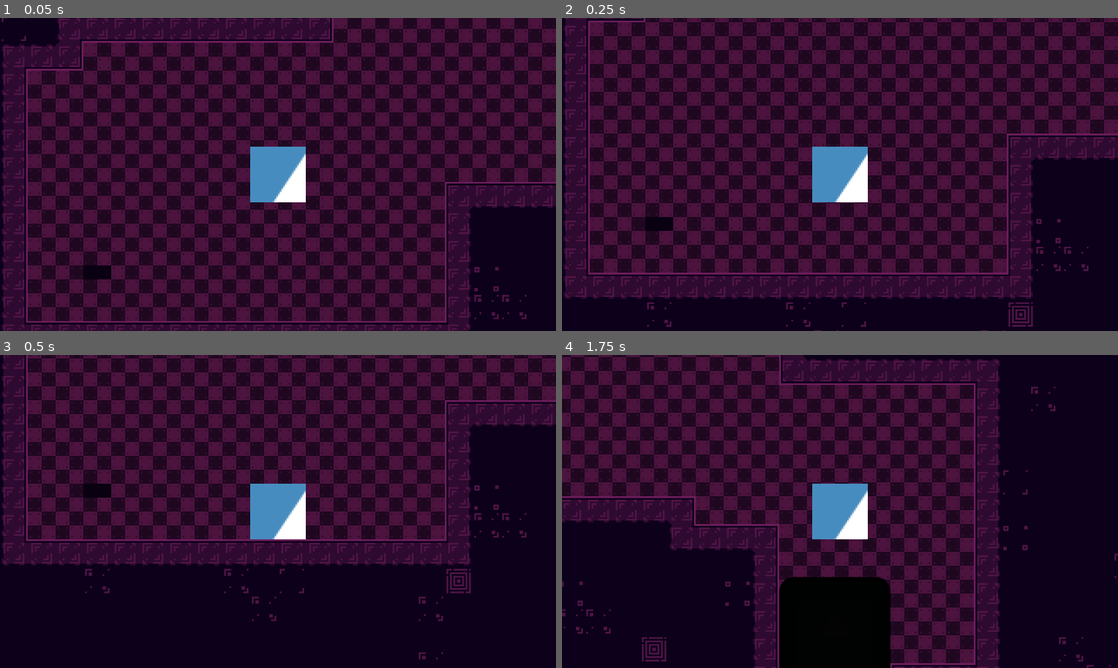
Above: before the commit, frames 1-4 (two rows, left to right).
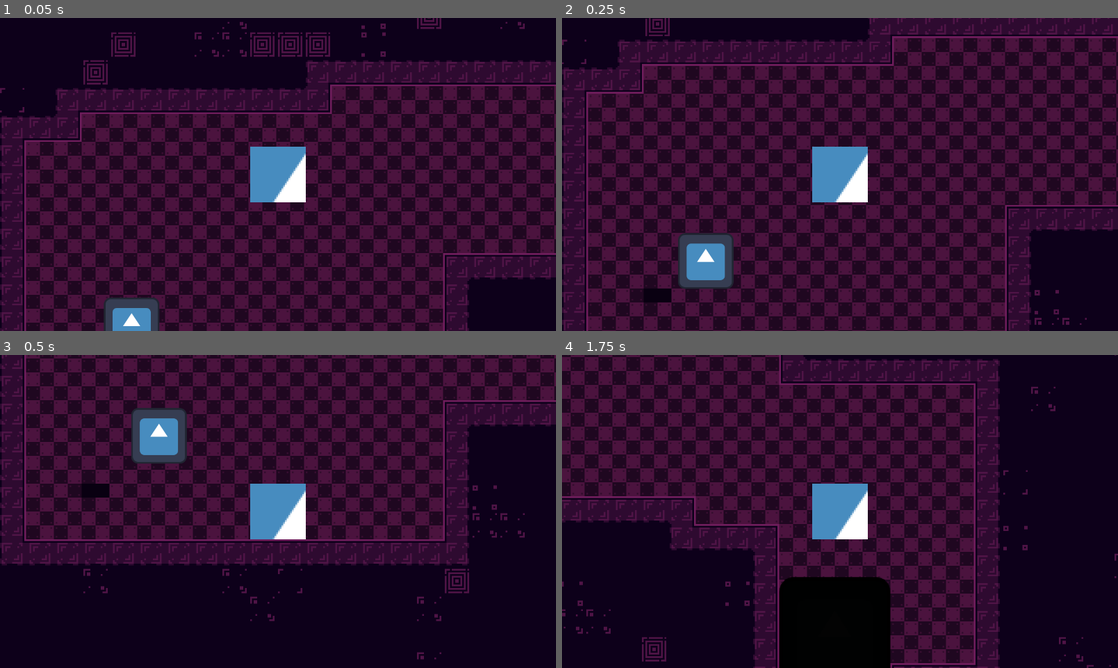
Above: after the commit, the same moments.

Repository: Renan-G-projec/Termformer
Game: Godot game, scene res://scenes/level1.tscn
The game is run twice, just before and just after one commit, with the same random seed, the same clock (stepped at 60 frames per second) and the same inputs. The engine's default icon, where the game draws it, is replaced by a stand-in: a white triangle on a blue panel in a dark square.
Inputs (mouse positions are in pixels of both pictures, inside the frame that each line leads up to):
- Up to frame 1 (0.05 s): no input
- Up to frame 2 (0.25 s): no input
- Up to frame 3 (0.5 s): no input
- Up to frame 4 (1.75 s): tap Enter at 0.5 s; move the mouse to (962, 495) at 0.52 s; hold Right (go_right) from 0.53 s (still down); tap E (interact) at 0.6 s; click (962, 495) at 0.67 s; tap Space (jump) at 0.77, 1.52 s; move the mouse to (728, 527) at 1.27 s; tap Alt at 1.35 s

The runs differ from the first frame. In frame 1, 62% of the frame differs, in the area x 0-100%, y 0-100%; in frame 2, 59%; in frame 3, 9.6%; in frame 4, nothing differs.

Commit message:
feat: Movable platform added. AMDG

Diff:
--- a/scenes/level1.tscn
+++ b/scenes/level1.tscn
@@ -5,6 +5,17 @@
 [ext_resource type="TileSet" uid="uid://bqmqw2t4j8q16" path="res://tilesets/lab_tileset.tres" id="3_m7ahb"]
 [ext_resource type="PackedScene" uid="uid://bqjpqbdcyk853" path="res://scenes/player.tscn" id="4_dwgg1"]
 [ext_resource type="PackedScene" uid="uid://d2kahpw7oovys" path="res://scenes/door.tscn" id="5_ru4tf"]
+[ext_resource type="Script" uid="uid://uk0pil70x3cy" path="res://scripts/movable_platform.gd" id="6_ejswk"]
+[ext_resource type="Texture2D" uid="uid://bo7ob0wn1xe4u" path="res://icon.svg" id="7_bbk5w"]
+
+[sub_resource type="Curve2D" id="Curve2D_aqu2r"]
+_data = {
+"points": PackedVector2Array(0, 0, 0, 0, 0, 0, 0, 0, 0, 0, 62, -84, 0, 0, 0, 0, 310, -90)
+}
+point_count = 3
+
+[sub_resource type="RectangleShape2D" id="RectangleShape2D_ocxxs"]
+size = Vector2(32, 32)
 
 [node name="Level1" type="Node2D" unique_id=962637385]
 script = ExtResource("1_wwpf4")
@@ -19,7 +30,7 @@
 tile_set = ExtResource("3_m7ahb")
 
 [node name="Player" parent="." unique_id=1535334802 instance=ExtResource("4_dwgg1")]
-position = Vector2(160, 91)
+position = Vector2(161, 50)
 
 [node name="TerminalUI" parent="." unique_id=753106432 instance=ExtResource("2_m7ahb")]
 visible = false
@@ -27,3 +38,24 @@
 [node name="Door" parent="." unique_id=414273485 instance=ExtResource("5_ru4tf")]
 position = Vector2(432, 176)
 target_level_path = "res://scenes/level2.tscn"
+
+[node name="MovablePlatform" type="Path2D" parent="." unique_id=1336651477]
+position = Vector2(75, 140)
+curve = SubResource("Curve2D_aqu2r")
+script = ExtResource("6_ejswk")
+transition_type = 0
+time_to_finish = 6.0
+
+[node name="PathFollow2D" type="PathFollow2D" parent="MovablePlatform" unique_id=409074289]
+rotates = false
+
+[node name="StaticBody2D" type="AnimatableBody2D" parent="MovablePlatform/PathFollow2D" unique_id=850572071]
+sync_to_physics = false
+
+[node name="Sprite2D" type="Sprite2D" parent="MovablePlatform/PathFollow2D/StaticBody2D" unique_id=75331841]
+scale = Vector2(0.25, 0.25)
+texture = ExtResource("7_bbk5w")
+
+[node name="CollisionShape2D" type="CollisionShape2D" parent="MovablePlatform/PathFollow2D/StaticBody2D" unique_id=1850436422]
+shape = SubResource("RectangleShape2D_ocxxs")
+one_way_collision = true
--- /dev/null
+++ b/scenes/movable_platform.tscn
@@ -0,0 +1,32 @@
+[gd_scene format=3 uid="uid://x8by0aqn3lim"]
+
+[ext_resource type="Script" uid="uid://uk0pil70x3cy" path="res://scripts/movable_platform.gd" id="1_aqu2r"]
+[ext_resource type="Texture2D" uid="uid://bo7ob0wn1xe4u" path="res://icon.svg" id="1_jibo3"]
+
+[sub_resource type="Curve2D" id="Curve2D_aqu2r"]
+_data = {
+"points": PackedVector2Array(0, 0, 0, 0, 0, 0, 0, 0, 0, 0, 62, -84, 0, 0, 0, 0, 310, -90)
+}
+point_count = 3
+
+[sub_resource type="RectangleShape2D" id="RectangleShape2D_ocxxs"]
+size = Vector2(32, 32)
+
+[node name="MovablePlatform" type="Path2D" unique_id=1336651477]
+curve = SubResource("Curve2D_aqu2r")
+script = ExtResource("1_aqu2r")
+transition_type = 4
+
+[node name="PathFollow2D" type="PathFollow2D" parent="." unique_id=409074289]
+rotates = false
+
+[node name="StaticBody2D" type="AnimatableBody2D" parent="PathFollow2D" unique_id=850572071]
+sync_to_physics = false
+
+[node name="Sprite2D" type="Sprite2D" parent="PathFollow2D/StaticBody2D" unique_id=75331841]
+scale = Vector2(0.25, 0.25)
+texture = ExtResource("1_jibo3")
+
+[node name="CollisionShape2D" type="CollisionShape2D" parent="PathFollow2D/StaticBody2D" unique_id=1850436422]
+shape = SubResource("RectangleShape2D_ocxxs")
+one_way_collision = true
--- /dev/null
+++ b/scripts/movable_platform.gd
@@ -0,0 +1,22 @@
+# Ad Maiorem Dei Gloriam!
+class_name MovablePlatform
+extends Path2D
+
+@export var transition_type: Tween.TransitionType = Tween.TRANS_CUBIC
+@export var time_to_finish: float = 2.0
+
+@onready var tween: Tween = create_tween()
+var active: bool = true:
+	set(val):
+		if val:
+			tween.play()
+		else:
+			tween.pause()
+
+func _ready() -> void:
+	tween.set_loops()
+	tween.tween_property($PathFollow2D, "progress_ratio", 1.0, time_to_finish).set_trans(transition_type)
+	tween.tween_property($PathFollow2D, "progress_ratio", 0.0, time_to_finish).set_trans(transition_type)
+
+func toggle_active() -> void:
+	active = !active
Not shown, added: scripts/movable_platform.gd.uid
